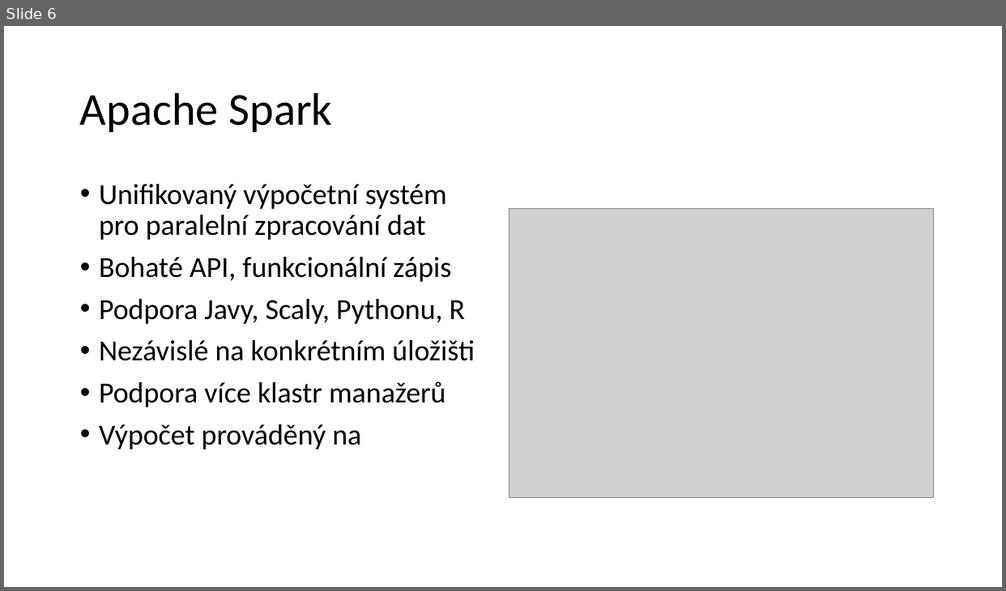
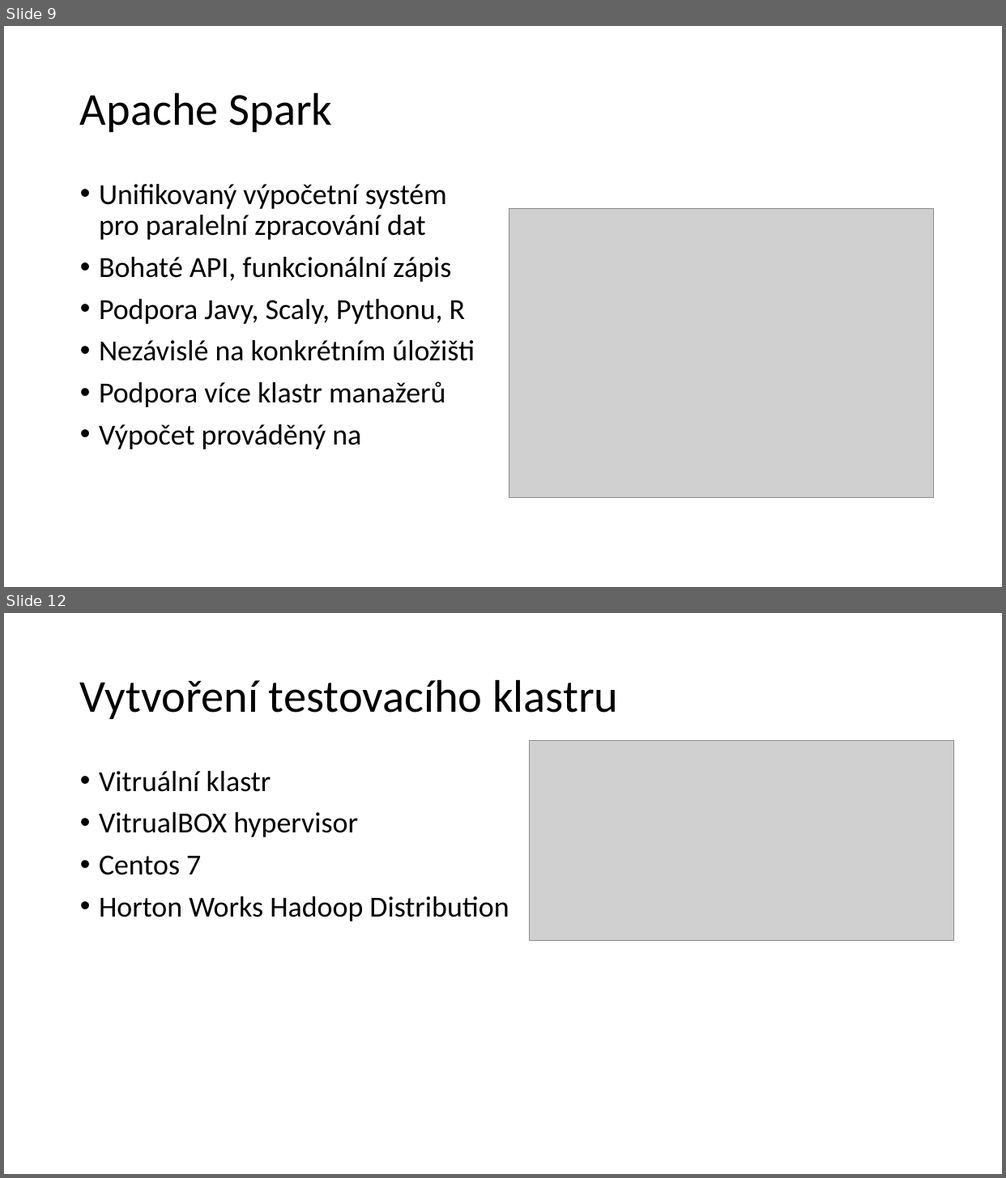
Before and after one commit to barenode/bp, a slide deck: prezentace.pptx. Shown one above the other, each under a label of ours: slide 6 before the commit, slides 9 and 12 after it; the slides between them are not shown. The pictures are 1006x591 and 1006x1178 pixels, drawn with LibreOffice and Linux fonts; fonts in the diff are those of the drawing; grey boxes stand for pictures. Boxes give left, top, right and bottom in pixels: in the first picture for what was removed or moved away, otherwise in the second. Text is boxed around its words. In the diff, an @@ line names an element or a change of style, - is before the commit and + after.

```diff
--- a/prezentace.pptx
+++ b/prezentace.pptx
@@ slide 12 added at bbox=[4, 613, 1002, 1174], background #FFFFFF @@
@@ title added at bbox=[80, 679, 618, 719], 44 pt, text #000000 @@
+Vytvoření testovacího klastru
@@ picture added at bbox=[530, 740, 954, 940] @@
@@ text added at bbox=[99, 771, 509, 922], 28 pt, text #000000 @@
+• Vitruální klastr
+• VitrualBOX hypervisor
+• Centos 7
+• Horton Works Hadoop Distribution
@@ what was slide 6 is now slide 9 @@
```
Also in this commit, not shown: 1 slide changed, 10 other slides added, 1 slide removed, 5 other files.
